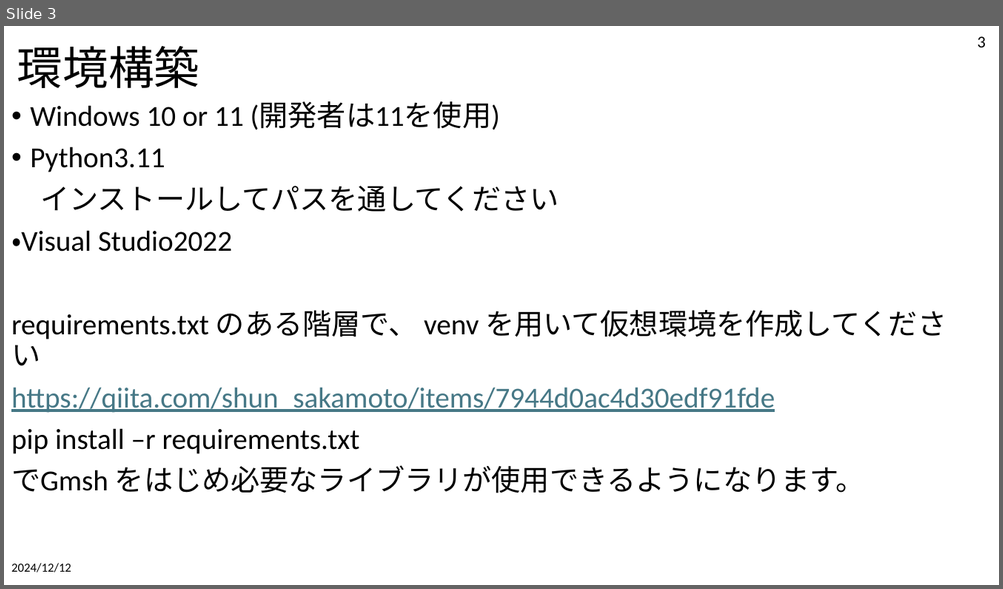
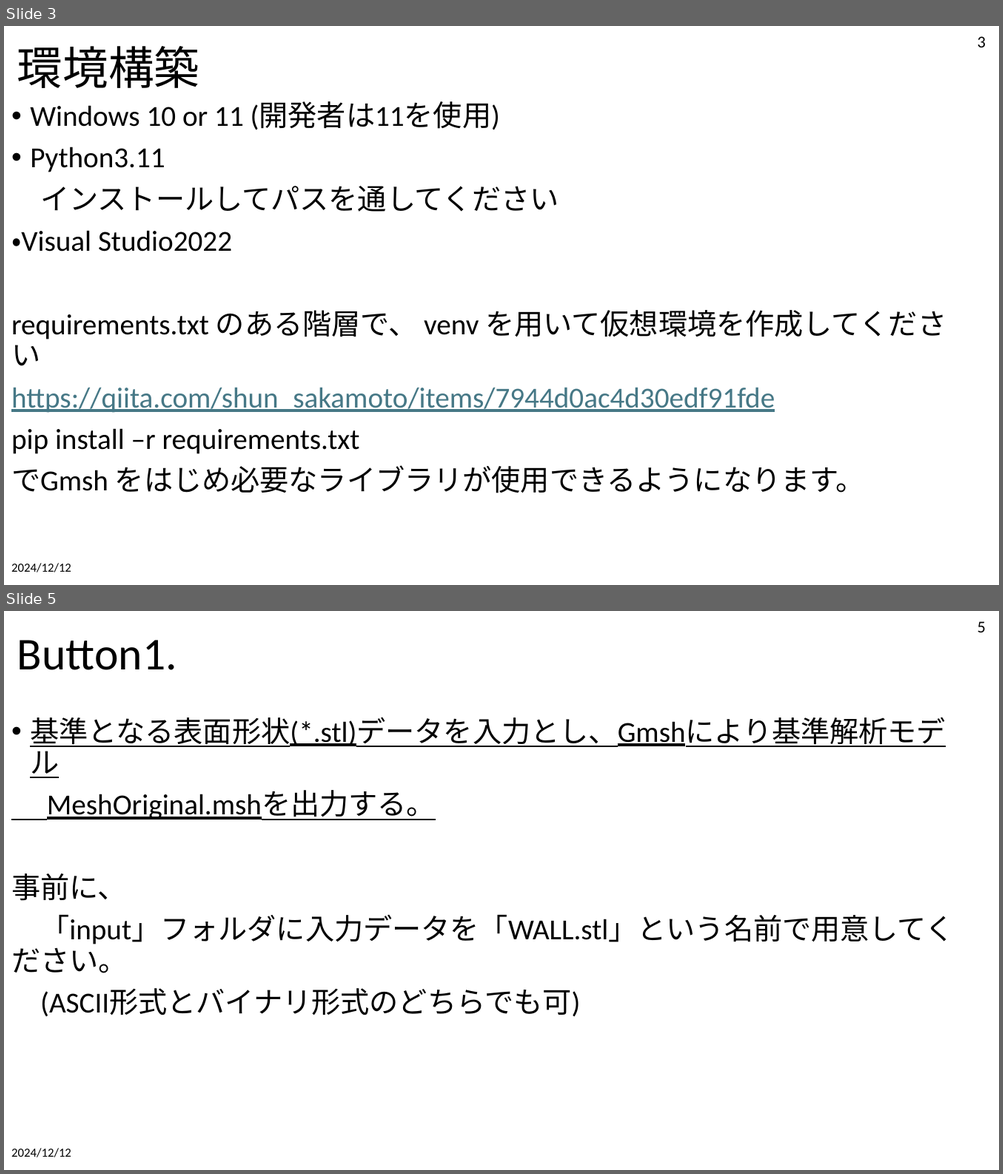
Before and after one commit to tailup7/VMD, a slide deck: SetupAndUsage.pptx. Shown one above the other, each under a label of ours: slide 3 before the commit, slides 3 and 5 after it; the slides between them are not shown. The pictures are 1003x589 and 1003x1174 pixels, drawn with LibreOffice and Linux fonts; fonts in the diff are those of the drawing. Boxes give left, top, right and bottom in pixels: in the first picture for what was removed or moved away, otherwise in the second. Text is boxed around its words. In the diff, an @@ line names an element or a change of style, - is before the commit and + after.

```diff
--- a/SetupAndUsage.pptx
+++ b/SetupAndUsage.pptx
@@ slide 5 added at [4, 611, 999, 1170], background #FFFFFF @@
@@ page number added at [977, 621, 985, 632], 16 pt, text #000000 @@
+5
@@ title added at [17, 640, 177, 670], 44 pt, text #000000 @@
+Button1.
@@ text added at [11, 717, 954, 1017], 28 pt, text #000000 @@
+• 基準となる表面形状(*.stl)データを入力とし、Gmshにより基準解析モデル
+MeshOriginal.mshを出力する。
+事前に、
+「input」フォルダに入力データを「WALL.stl」という名前で用意してください。
+(ASCII形式とバイナリ形式のどちらでも可)
@@ text added at [11, 1148, 71, 1158], 12 pt, text #000000 @@
+2024/12/12
```
Also in this commit, not shown: 4 slides changed, 4 other slides added, 14 other files.
